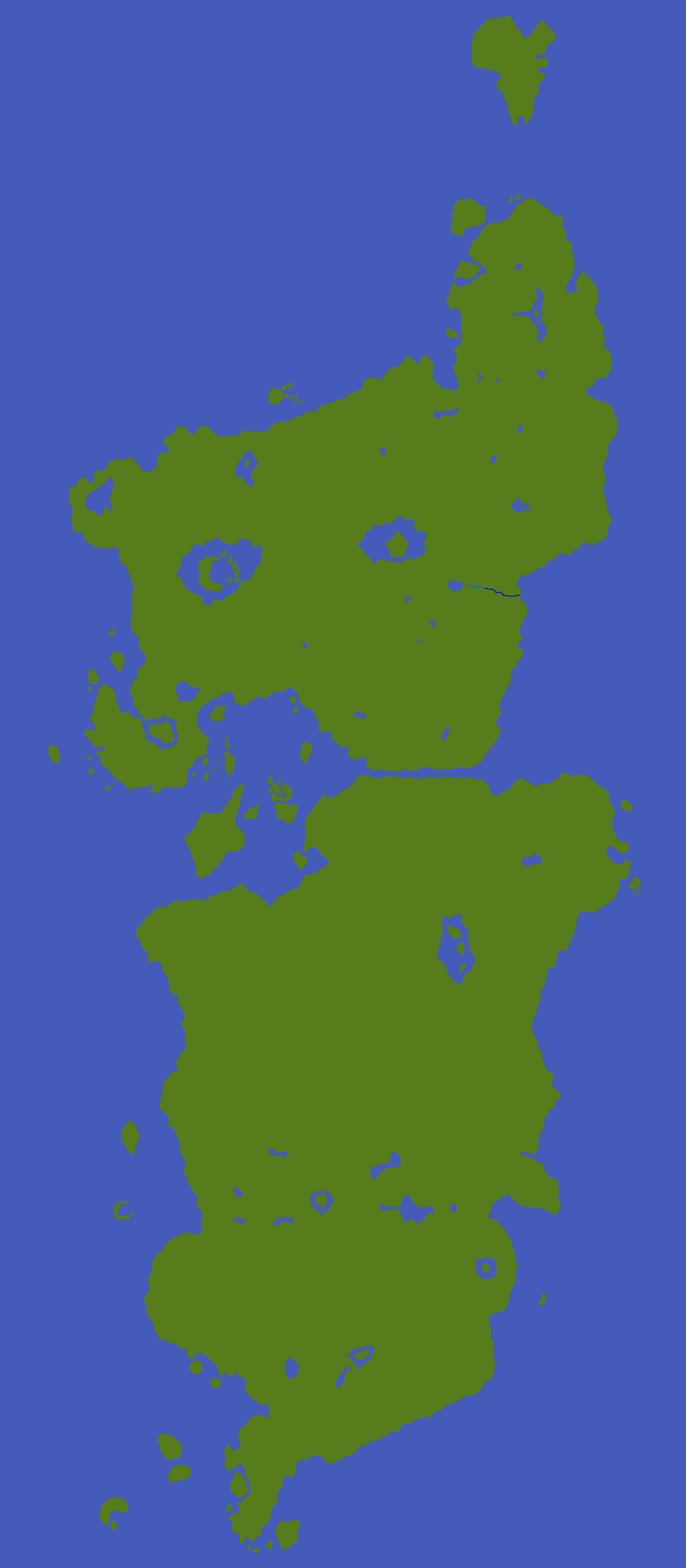
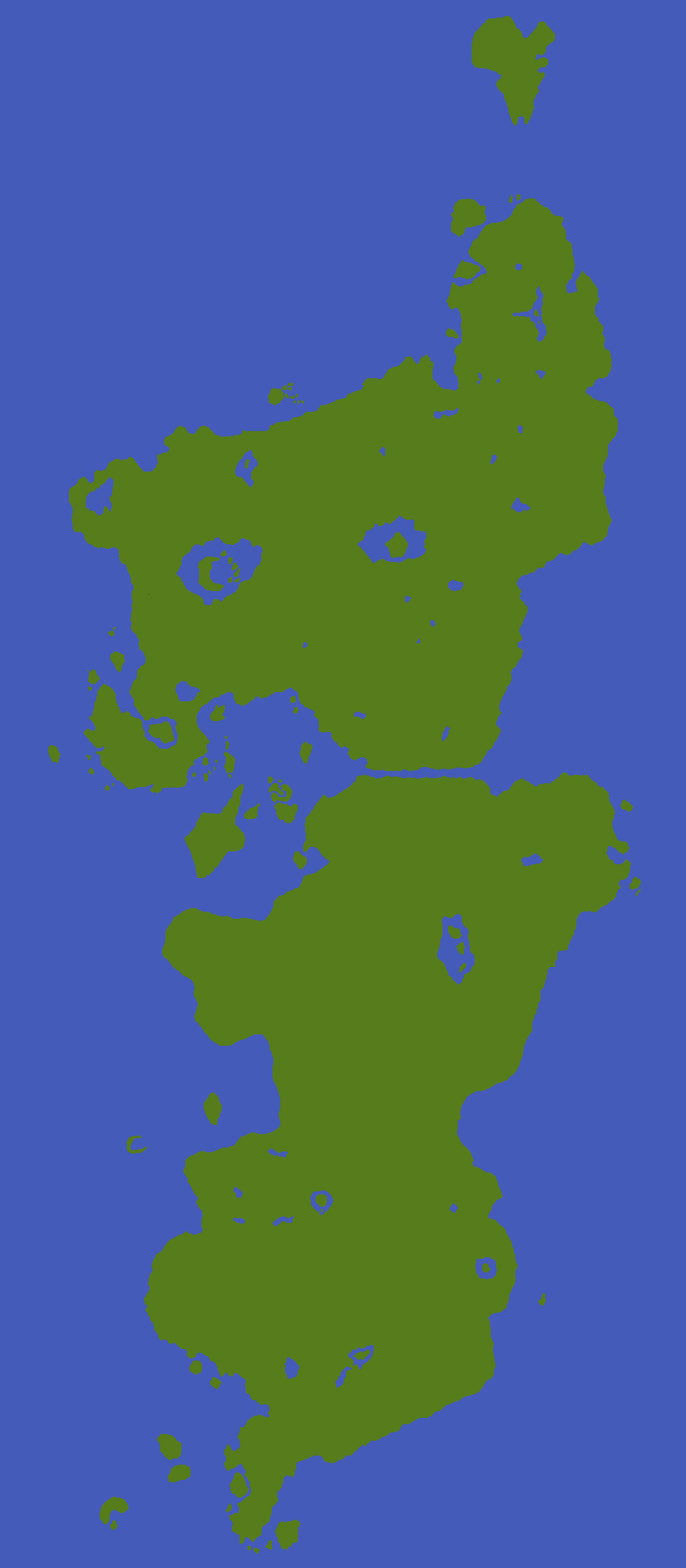
The second 686 × 1568 image is a revision of the first. Changes to its layers:
painted on "Background" over (113, 584, 562, 1223)
